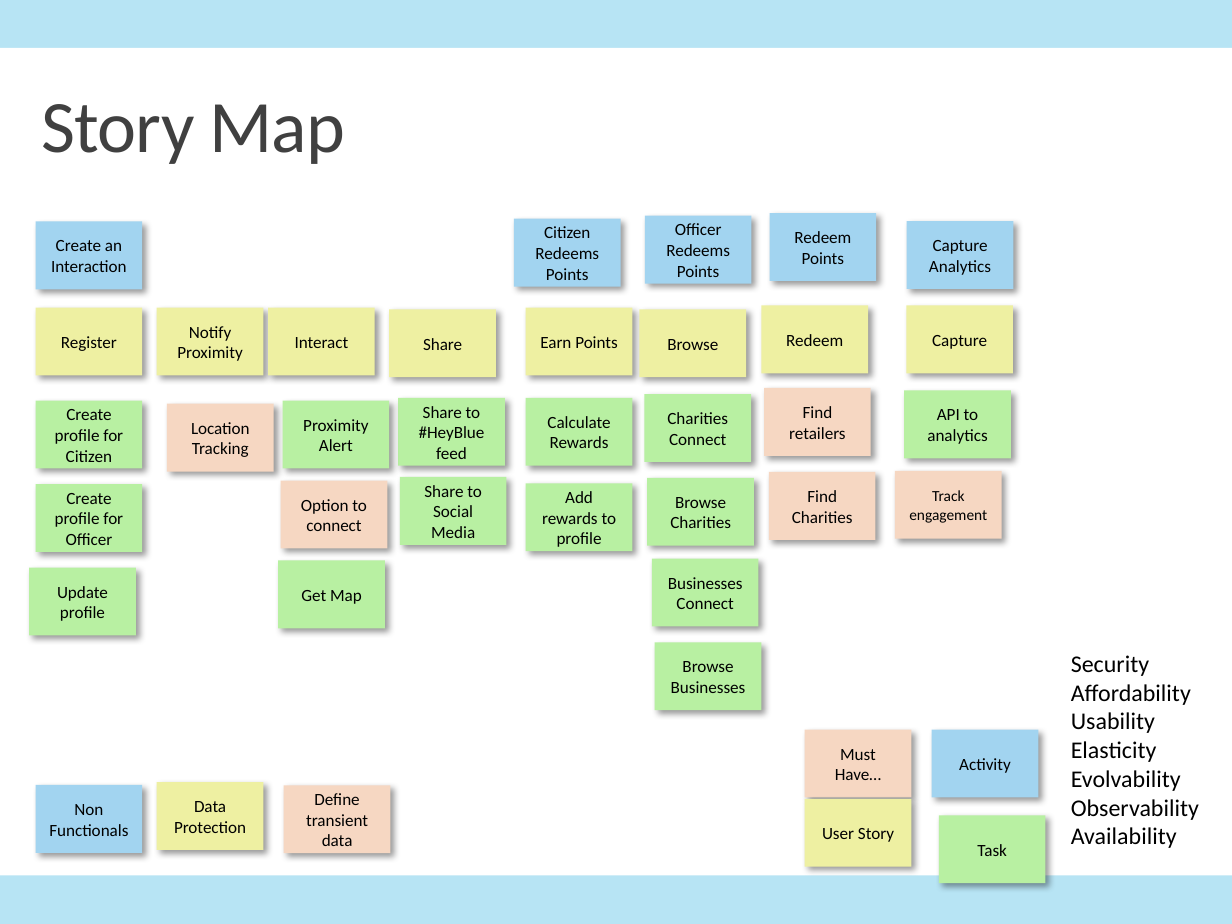
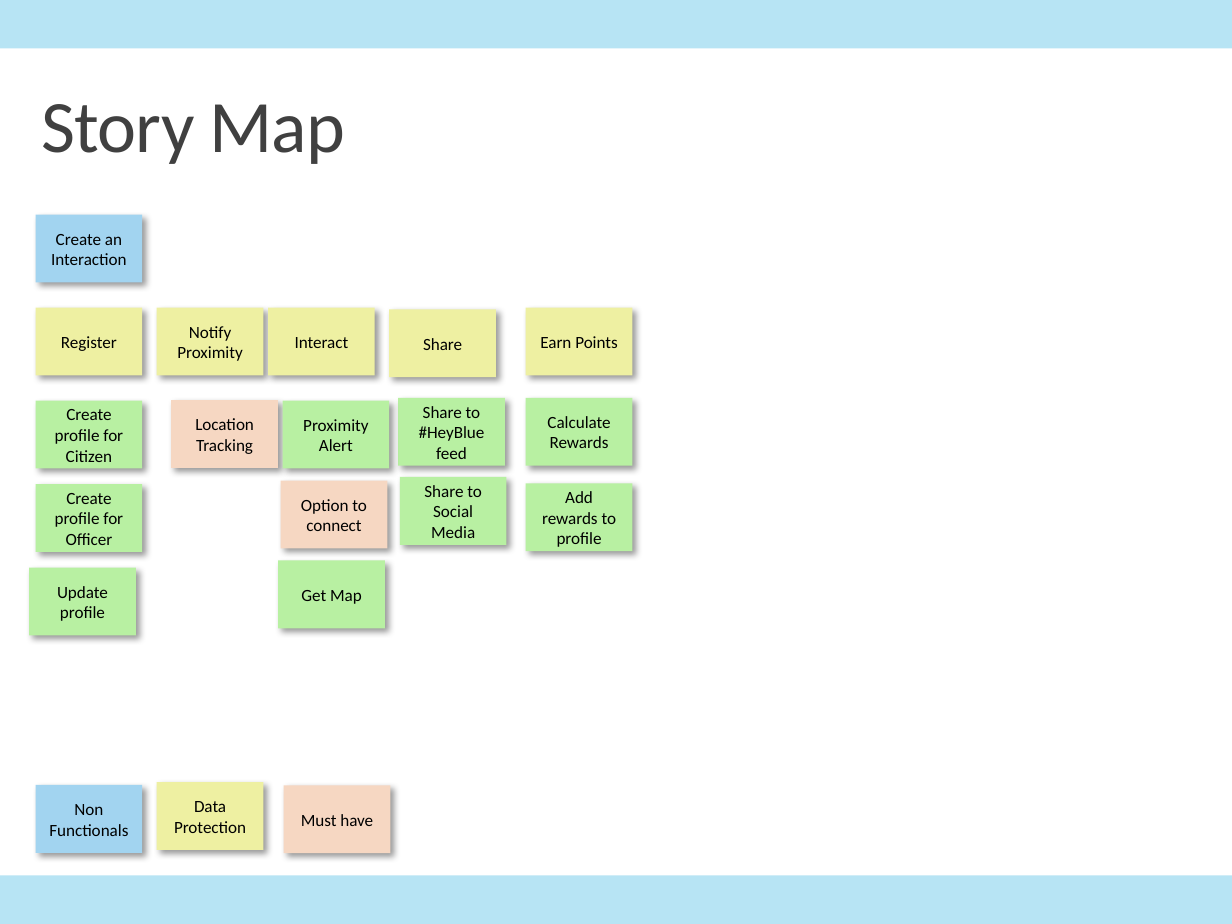
Before and after one commit to ITDependsQ42022/Hey-Blue, a slide deck: slide 5 of HeyBlue.pptx (slide 3 before the commit). Drawn at 1232x924 pixels with LibreOffice and Linux fonts; fonts in the diff are those of the drawing. Boxes give left, top, right and bottom in pixels: in the first picture for what was removed or moved away, otherwise in the second. Text is boxed around its words. In the diff, an @@ line names an element or a change of style, - is before the commit and + after.

```diff
--- a/HeyBlue.pptx
+++ b/HeyBlue.pptx
@@ rectangle removed at bbox=[0, 48, 1232, 873] @@
@@ rectangle "Create an Interaction": place and size @@
-rectangle "Create an Interaction" at bbox=[36, 222, 143, 290]
+rectangle "Create an Interaction" at bbox=[36, 214, 143, 282]
@@ rectangle removed at bbox=[514, 219, 621, 287] @@
-Citizen Redeems Points
@@ rectangle removed at bbox=[644, 216, 752, 283] @@
-Officer Redeems Points
@@ rectangle removed at bbox=[770, 213, 877, 281] @@
-Redeem Points
@@ rectangle removed at bbox=[907, 221, 1014, 288] @@
-Capture Analytics
@@ rectangle removed at bbox=[639, 309, 747, 377] @@
-Browse
@@ rectangle removed at bbox=[761, 306, 869, 373] @@
-Redeem
@@ rectangle removed at bbox=[907, 306, 1014, 373] @@
-Capture
@@ rectangle removed at bbox=[764, 388, 871, 456] @@
-Find retailers
@@ rectangle "Location Tracking": place and size @@
-rectangle "Location Tracking" at bbox=[168, 404, 275, 472]
+rectangle "Location Tracking" at bbox=[171, 400, 278, 468]
@@ rectangle removed at bbox=[644, 394, 752, 462] @@
-Charities Connect
@@ rectangle removed at bbox=[904, 391, 1011, 458] @@
-API to analytics
@@ rectangle removed at bbox=[647, 478, 754, 546] @@
-Browse Charities
@@ rectangle removed at bbox=[769, 472, 876, 540] @@
-Find Charities
@@ rectangle removed at bbox=[894, 471, 1002, 538] @@
-Track engagement
@@ rectangle removed at bbox=[652, 558, 759, 626] @@
-Businesses Connect
@@ rectangle removed at bbox=[654, 642, 761, 710] @@
-Browse Businesses
@@ text removed at bbox=[1071, 655, 1199, 848] @@
-Security
-Affordability
-Usability
-Elasticity
-Evolvability
-Observability
-Availability
@@ rectangle removed at bbox=[804, 729, 912, 797] @@
-Must Have…
@@ rectangle removed at bbox=[931, 729, 1039, 797] @@
-Activity
@@ rectangle removed at bbox=[804, 798, 912, 866] @@
-User Story
@@ text in rectangle at bbox=[301, 814, 373, 826]: text changed @@
-Define transient data
+Must have
@@ rectangle removed at bbox=[939, 816, 1046, 883] @@
-Task
```
Also in this commit, not shown: 1 other slide changed, 4 slides added, 1 other file.
